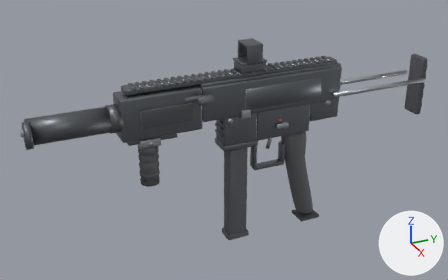
Before and after pictures for a commit that changed the glTF model aivilo/assets/guns/smg.glb.
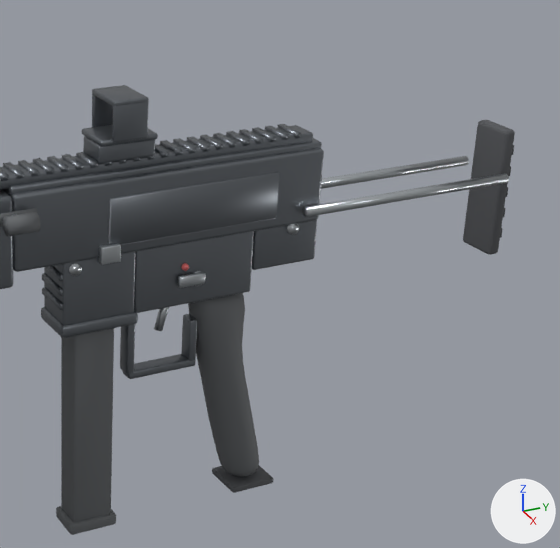
Each version appears first whole from a 50 mm lens placed at (0.753, -0.439, 0.401), pointed at (-0.013, -0.094, 0.017), and next in a close-up on the part from 44% to 100% of the width and 0% to 88% of the height. Lighting does not change. The marker at lower right points along +X, +Y and +Z. The last two pictures show the newer version. Vertices at exactly the same position are counted once.

In view in the first close-up: 'body', 'mag'.
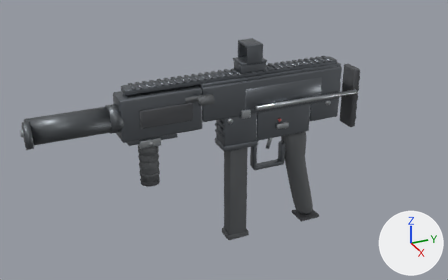
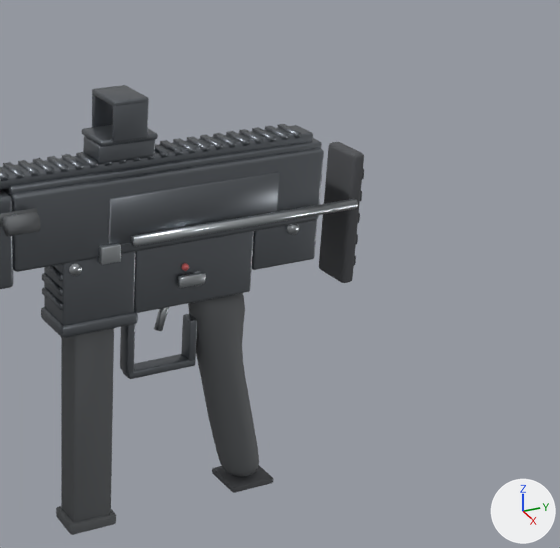
Where the change shows, as pixel boxes (x1, y1, x2, y2) in the close-ups (560 x 548 px; the box of a moved part takes in the faces that stretch with it):
'body', reshaped
    before: (0, 85, 515, 493)
    after: (0, 85, 364, 493)
part 1 of me_pistol_grip_core, moved or reshaped
    before: (463, 120, 515, 255)
    after: (319, 142, 364, 283)
part 2 of me_pistol_grip_core, moved or reshaped
    before: (500, 228, 503, 238)
    after: (354, 256, 356, 265)
part 3 of me_pistol_grip_core, moved or reshaped
    before: (503, 208, 506, 217)
    after: (356, 234, 358, 244)
part 4 of me_pistol_grip_core, moved or reshaped
    before: (506, 187, 508, 197)
    after: (358, 213, 360, 223)
part 5 of me_pistol_grip_core, moved or reshaped
    before: (509, 166, 511, 176)
    after: (360, 191, 362, 201)
part 6 of me_pistol_grip_core, moved or reshaped
    before: (512, 145, 514, 155)
    after: (362, 169, 364, 179)
part 7 of me_pistol_grip_core, moved or reshaped
    before: (303, 173, 509, 217)
    after: (131, 199, 358, 247)
part 8 of me_pistol_grip_core, moved or reshaped (not visible afterwards)
    before: (321, 156, 469, 189)

Edits to the bpy script that builds the scene:
```text
Change me_pistol_grip_core:
    used by ob_body; location = (0.0, 0.0, 0.0)
    remove me_pistol_grip_core.from_pydata(...)  # 3282 vertices, 6152 faces; spans x -0.03..0.036, y -0.379..0.25, z -0.14..0.167
    add me_pistol_grip_core.from_pydata(...)  # 3282 vertices, 6152 faces; spans x -0.03..0.036, y -0.379..0.12, z -0.14..0.167
    me_pistol_grip_core part 1: the loose piece of 96 vertices spanning x -0.016..0.016, y 0.24..0.25, z 0.012..0.108 is moved by (0.0, -0.13, 0.0)
    me_pistol_grip_core part 2: the loose piece of 8 vertices spanning x -0.015..0.015, y 0.249..0.25, z 0.025..0.032 is moved by (0.0, -0.13, 0.0)
    me_pistol_grip_core part 3: the loose piece of 8 vertices spanning x -0.015..0.015, y 0.249..0.25, z 0.041..0.048 is moved by (0.0, -0.13, 0.0)
    me_pistol_grip_core part 4: the loose piece of 8 vertices spanning x -0.015..0.015, y 0.249..0.25, z 0.057..0.064 is moved by (0.0, -0.13, 0.0)
    me_pistol_grip_core part 5: the loose piece of 8 vertices spanning x -0.015..0.015, y 0.249..0.25, z 0.073..0.08 is moved by (0.0, -0.13, 0.0)
    me_pistol_grip_core part 6: the loose piece of 8 vertices spanning x -0.015..0.015, y 0.249..0.25, z 0.089..0.096 is moved by (0.0, -0.13, 0.0)
    me_pistol_grip_core part 7: the loose piece of 28 vertices spanning x 0.019..0.025, y 0.07..0.24, z 0.071..0.079 is moved by (0.0, -0.13, 0.0)
    me_pistol_grip_core part 8: the loose piece of 28 vertices spanning x -0.025..-0.019, y 0.07..0.24, z 0.071..0.079 is moved by (0.0, -0.13, 0.0)
```
